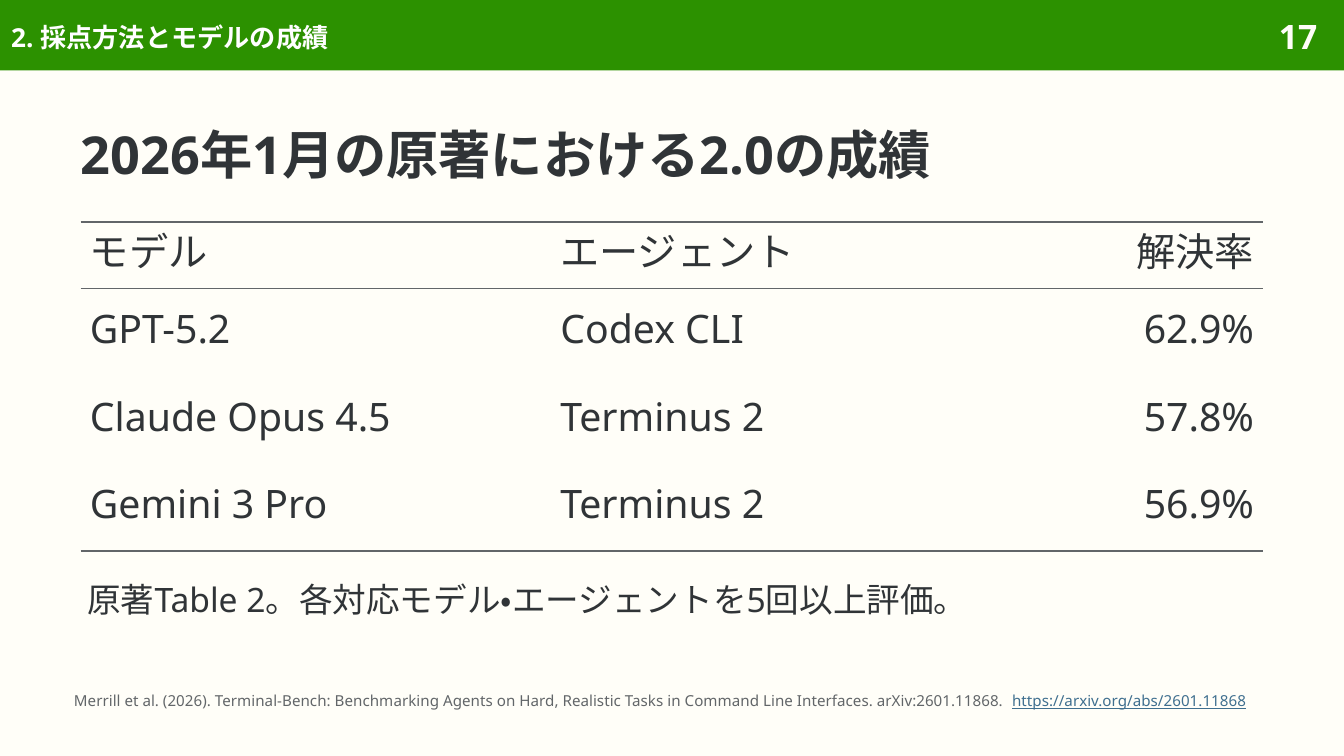
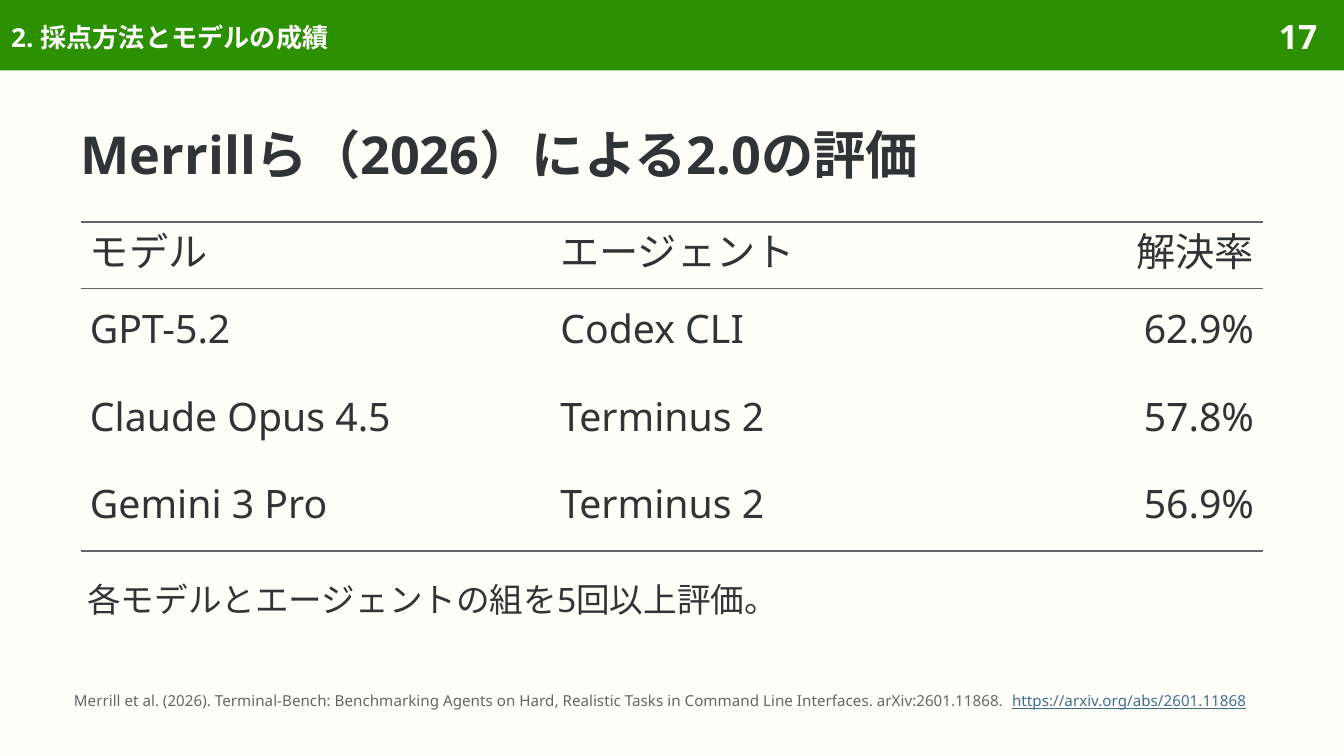
Before and after one commit to sasakiy84/datasets-in-10-minutes, a slide deck: slide 17 of slides/datasets-in-10-minutes-terminal-bench.pptx. Drawn at 1344x756 pixels with LibreOffice and Linux fonts; fonts in the diff are those of the drawing. Boxes give left, top, right and bottom in pixels: in the first picture for what was removed or moved away, otherwise in the second. Text is boxed around its words. In the diff, an @@ line names an element or a change of style, - is before the commit and + after.

```diff
--- a/slides/datasets-in-10-minutes-terminal-bench.pptx
+++ b/slides/datasets-in-10-minutes-terminal-bench.pptx
@@ title at bbox=[81, 129, 918, 179]: text changed @@
-2026年1月の原著における2.0の成績
+Merrillら（2026）による2.0の評価
@@ text at bbox=[87, 583, 778, 615]: text changed @@
-原著Table 2。各対応モデル・エージェントを5回以上評価。
+各モデルとエージェントの組を5回以上評価。
```
Also in this commit, not shown: 7 other slides changed, 2 slides added, 7 other files.
